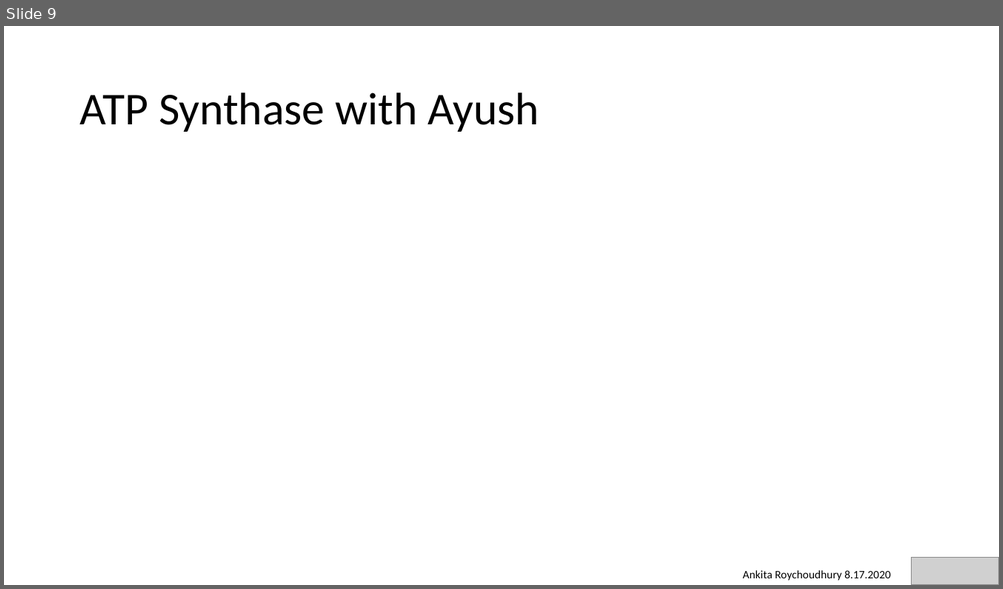
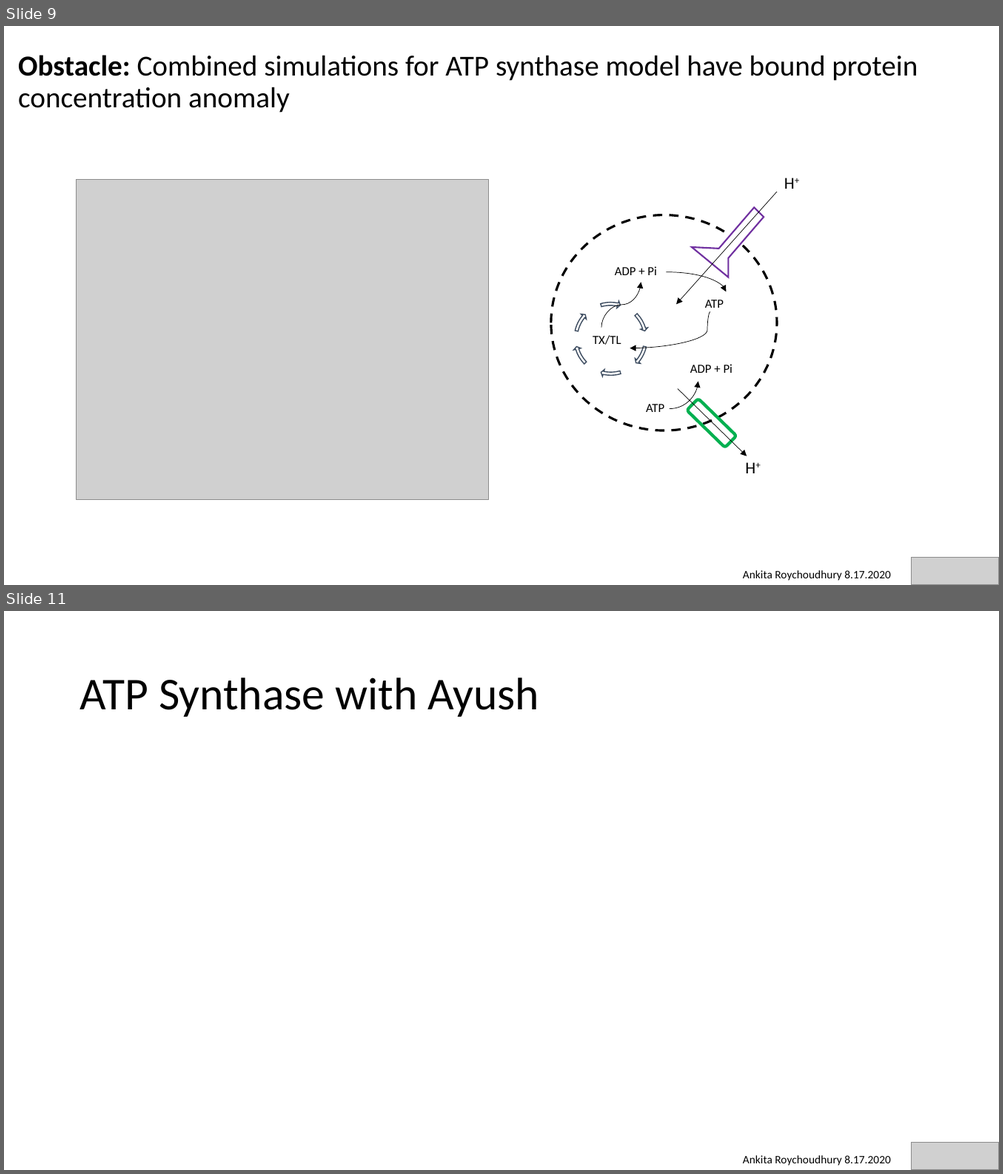
Before and after one commit to AnkitaRoychoudhury/ug_murray, a slide deck: miscellaneous/presentations/20200817_murray_mtg.pptx. Shown one above the other, each under a label of ours: slide 9 before the commit, slides 9 and 11 after it; the slides between them are not shown. The pictures are 1003x589 and 1003x1174 pixels, drawn with LibreOffice and Linux fonts; fonts in the diff are those of the drawing; grey boxes stand for pictures. Boxes give left, top, right and bottom in pixels: in the first picture for what was removed or moved away, otherwise in the second. Text is boxed around its words. In the diff, an @@ line names an element or a change of style, - is before the commit and + after.

```diff
--- a/miscellaneous/presentations/20200817_murray_mtg.pptx
+++ b/miscellaneous/presentations/20200817_murray_mtg.pptx
@@ slide 9 added at [4,26,999,585], background #FFFFFF @@
@@ title added at [18,55,917,113], 28 pt, text #000000 @@
+Obstacle: Combined simulations for ATP synthase model have bound protein concentration anomaly
@@ picture added at [77,179,489,500] @@
@@ group added at [551,178,794,431]: 3 texts, 1 ellipse, 1 freeform shape, 1 curved arrow, 1 arrow @@
+ADP + Pi
+ATP
+H+
@@ curved arrow added from (710, 312) to (630, 349), #000000 0.5 pt @@
@@ group added at [572,283,649,378]: 6 circular arrows, 1 curved arrow, 1 text @@
+TX/TL
@@ text added at [690,364,733,373], 12 pt, text #000000 @@
+ADP + Pi
@@ curved arrow added from (669, 409) to (698, 382), #000000 0.5 pt @@
@@ arrow added from (677, 389) to (746, 457), #000000 0.5 pt @@
@@ rounded rectangle added at [686,399,737,449], outline #00B050 3 pt @@
@@ text added at [646,404,664,412], 12 pt, text #000000 @@
+ATP
@@ text added at [745,463,755,474], 16 pt, text #000000 @@
+H+
@@ picture added at [911,557,999,585] @@
@@ text added at [743,571,890,581], 11 pt, text #000000 @@
+Ankita Roychoudhury 8.17.2020
@@ what was slide 9 is now slide 11 @@
```
Also in this commit, not shown: 3 slides changed, 1 other slide added, 27 other files.
